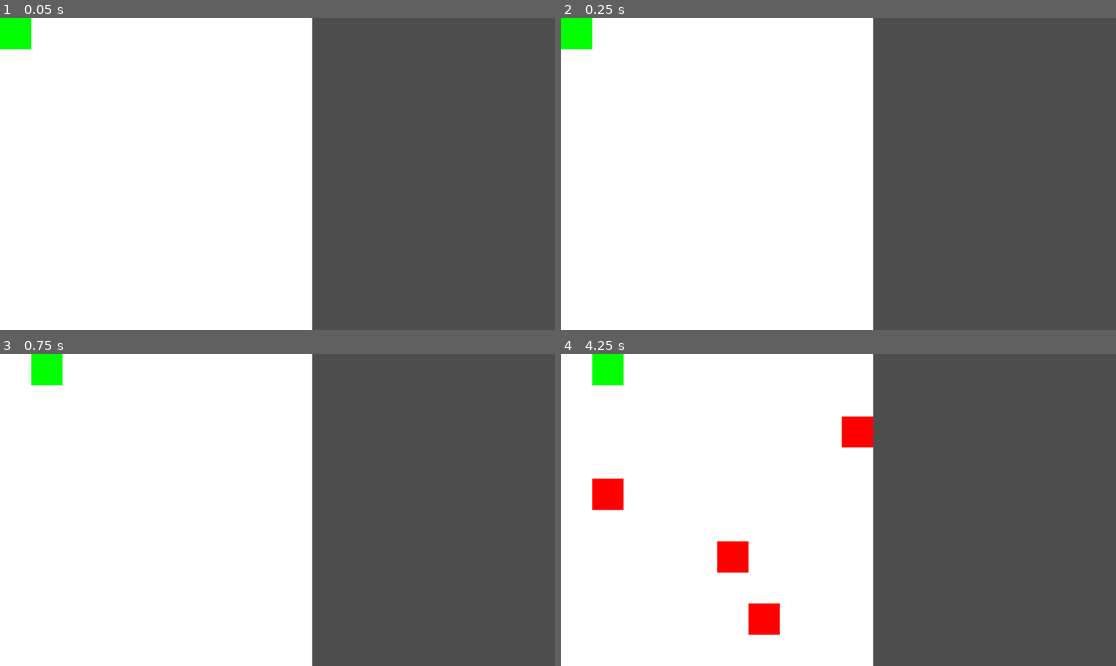
Above: before the commit, frames 1-4 (two rows, left to right).
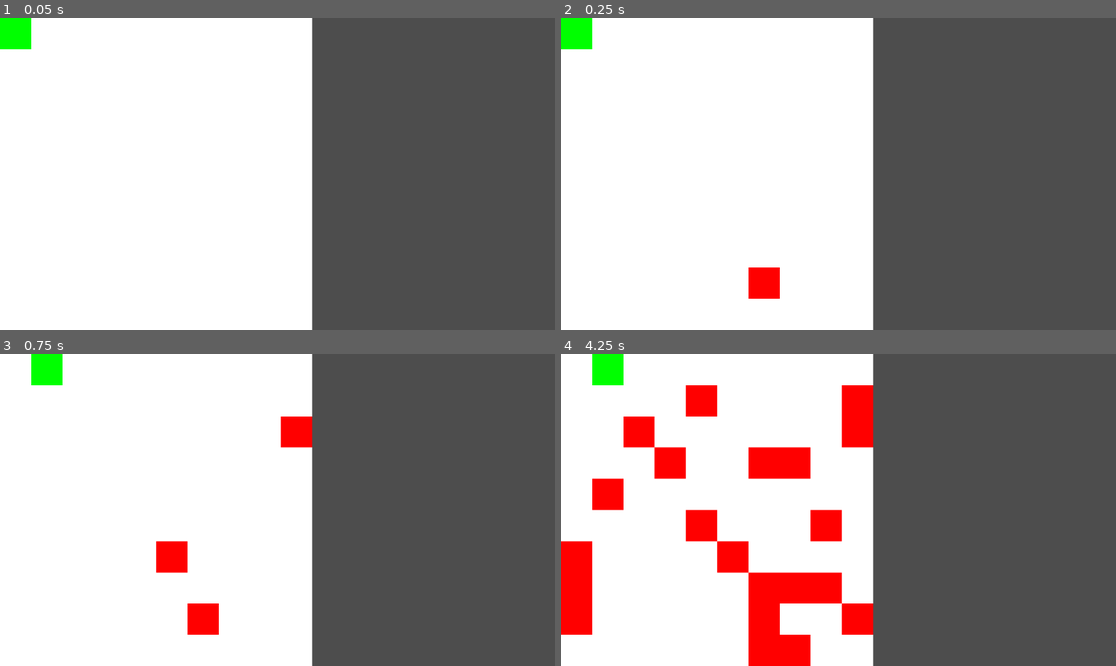
Above: after the commit, the same moments.

Repository: jlucaso1/MyGame
Game: Godot game, scene res://Scenes/MainScene.tscn
Same seed, same stepped clock (60 frames per second), same inputs: the game is played once before the commit and once after it. This scene is started directly instead of the project's main scene.
Inputs:
- Up to frame 1 (0.05 s): no input
- Up to frame 2 (0.25 s): no input
- Up to frame 3 (0.75 s): hold Right (ui_right) from 0.53 s (still down)
- Up to frame 4 (4.25 s): release Right (ui_right) at 1.28 s; hold Down (ui_down) 1.28-2.03 s; hold Right (ui_right) 2.03-2.78 s; hold Up (ui_up) 2.78-3.53 s; hold Left (ui_left) from 3.53 s (still down)

Frame 1 is identical in both runs. In frame 2, 0.6% of the frame differs, in the area x 33-40%, y 79-90%; in frame 3, 1.7%; in frame 4, 9.7%, in the area x 0-57%, y 10-100%.

Commit message:
refactor: use network spawner to control fruits

Diff:
--- a/Prefabs/fruit.tscn
+++ b/Prefabs/fruit.tscn
@@ -1,9 +1,14 @@
-[gd_scene load_steps=3 format=3 uid="uid://chwgesqet5ty5"]
+[gd_scene load_steps=4 format=3 uid="uid://chwgesqet5ty5"]
 
 [sub_resource type="CanvasTexture" id="CanvasTexture_8x6en"]
 
 [sub_resource type="RectangleShape2D" id="RectangleShape2D_03nil"]
 size = Vector2(1, 1)
+
+[sub_resource type="SceneReplicationConfig" id="SceneReplicationConfig_81p1w"]
+properties/0/path = NodePath(".:position")
+properties/0/spawn = true
+properties/0/sync = true
 
 [node name="Fruit" type="Area2D" groups=["Fruit"]]
 modulate = Color(1, 0, 0, 1)
@@ -16,3 +21,6 @@
 [node name="CollisionShape2D" type="CollisionShape2D" parent="."]
 position = Vector2(0.5, 0.5)
 shape = SubResource("RectangleShape2D_03nil")
+
+[node name="MultiplayerSynchronizer" type="MultiplayerSynchronizer" parent="."]
+replication_config = SubResource("SceneReplicationConfig_81p1w")
--- a/Scenes/MainScene.tscn
+++ b/Scenes/MainScene.tscn
@@ -28,9 +28,10 @@
 script = ExtResource("7_krfah")
 
 [node name="Timer" type="Timer" parent="FruitController"]
+wait_time = 0.199
 
 [node name="MultiplayerSpawner" type="MultiplayerSpawner" parent="."]
-_spawnable_scenes = PackedStringArray("res://Prefabs/player.tscn")
+_spawnable_scenes = PackedStringArray("res://Prefabs/player.tscn", "res://Prefabs/fruit.tscn")
 spawn_path = NodePath("../MultiplayerObjects")
 
 [connection signal="timeout" from="FruitController/Timer" to="FruitController" method="_on_timer_timeout" flags=18]
--- a/Scripts/FruitController.gd
+++ b/Scripts/FruitController.gd
@@ -1,7 +1,4 @@
 extends Node
-
-@onready var board_size := Config.board_size as Vector2
-@onready var fruit_prefab := preload("res://Prefabs/fruit.tscn")
 
 var fruit_positions := []
 var all_positions := []
@@ -11,41 +8,29 @@
 	if multiplayer.is_server():
 		$Timer.start()
 		all_positions = _get_all_positions()
-	else:
-		_request_restore_fruits.rpc(multiplayer.get_unique_id())
-
-@rpc("any_peer")
-func _request_restore_fruits(id: int) -> void:
-	_restore_fruits.rpc_id(id, fruit_positions)
-
-@rpc
-func _restore_fruits(fruit_positions_from_server: Array) -> void:
-	for fruit_position in fruit_positions_from_server:
-		_spawn_fruit_at_position(fruit_position)
 
 func _on_timer_timeout() -> void:
-	_spawn_fruit_random.rpc(_get_empty_random_position())
+	if multiplayer.is_server():
+		_spawn_fruit_random(_get_empty_random_position())
 
 func _spawn_fruit_at_position(fruit_position: Vector2) -> void:
-	var fruit = fruit_prefab.instantiate()
+	var fruit = preload("res://Prefabs/fruit.tscn").instantiate()
 	fruit.position = fruit_position
-	%MultiplayerObjects.add_child(fruit)
+	fruit.name = str(fruit_position)
+	%MultiplayerObjects.add_child(fruit, true)
 
-@rpc("call_local")
 func _spawn_fruit_random(fruit_position: Vector2) -> void:
 	_spawn_fruit_at_position(fruit_position)
-	if multiplayer.is_server():
-		fruit_positions.append(fruit_position)
 
-@rpc("call_local")
-func delete_fruit(fruit_position: Vector2) -> void:
-	for fruit in %MultiplayerObjects.get_children():
-		if fruit.is_in_group("Fruit") && fruit.position == fruit_position:
-			fruit.queue_free()
-			if multiplayer.is_server():
-				fruit_positions.erase(fruit_position)
+	fruit_positions.append(fruit_position)
+
+func delete_fruit(fruit_name: String) -> void:
+	var fruit = %MultiplayerObjects.get_node(fruit_name)
+	fruit_positions.erase(fruit.position)
+	fruit.queue_free()
 
 func _get_all_positions() -> Array:
+	var board_size = Config.board_size as Vector2i
 	var positions = []
 	for i in range(0, board_size.x):
 		for j in range(0, board_size.y):
--- a/Scripts/Level.gd
+++ b/Scripts/Level.gd
@@ -34,14 +34,9 @@
 	character.name = str(id)
 	character.points = 0
 	character.position = Vector2(0,0)
-	character.connect("fruit_picked", deleteFruit)
+	character.connect("fruit_picked", $FruitController.delete_fruit)
 	$MultiplayerObjects.add_child(character, true)
 
-
-func deleteFruit(fruit_position: Vector2) -> void:
-	$FruitController.delete_fruit.rpc(fruit_position)
-
-@rpc("call_local")
 func del_sync_item(id: int) -> void:
 	if not $MultiplayerObjects.has_node(str(id)):
 		return
--- a/Scripts/player.gd
+++ b/Scripts/player.gd
@@ -26,12 +26,12 @@
 func _on_area_entered(area: Area2D) -> void:
 	if not multiplayer.is_server(): return
 	if area.is_in_group("Fruit"):
-		emit_signal("fruit_picked", area.position)
-		_add_point.rpc()
+		emit_signal("fruit_picked", area.name)
+		points += 1
+		_on_player_scored.rpc()
 
 @rpc("call_local")
-func _add_point() -> void:
-	points += 1
+func _on_player_scored() -> void:
 	audio_player.play()
 	if player == multiplayer.get_unique_id():
 			get_window().title = "Coins: " + str(points)
